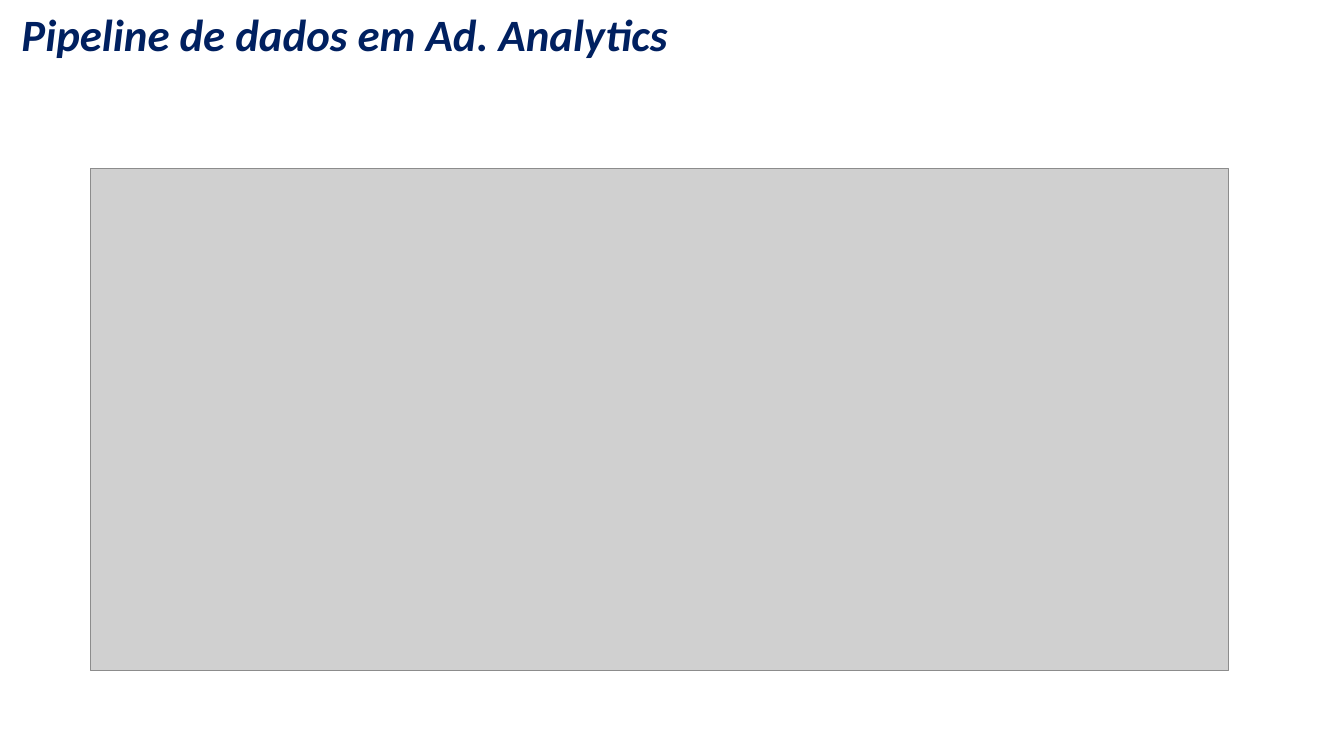
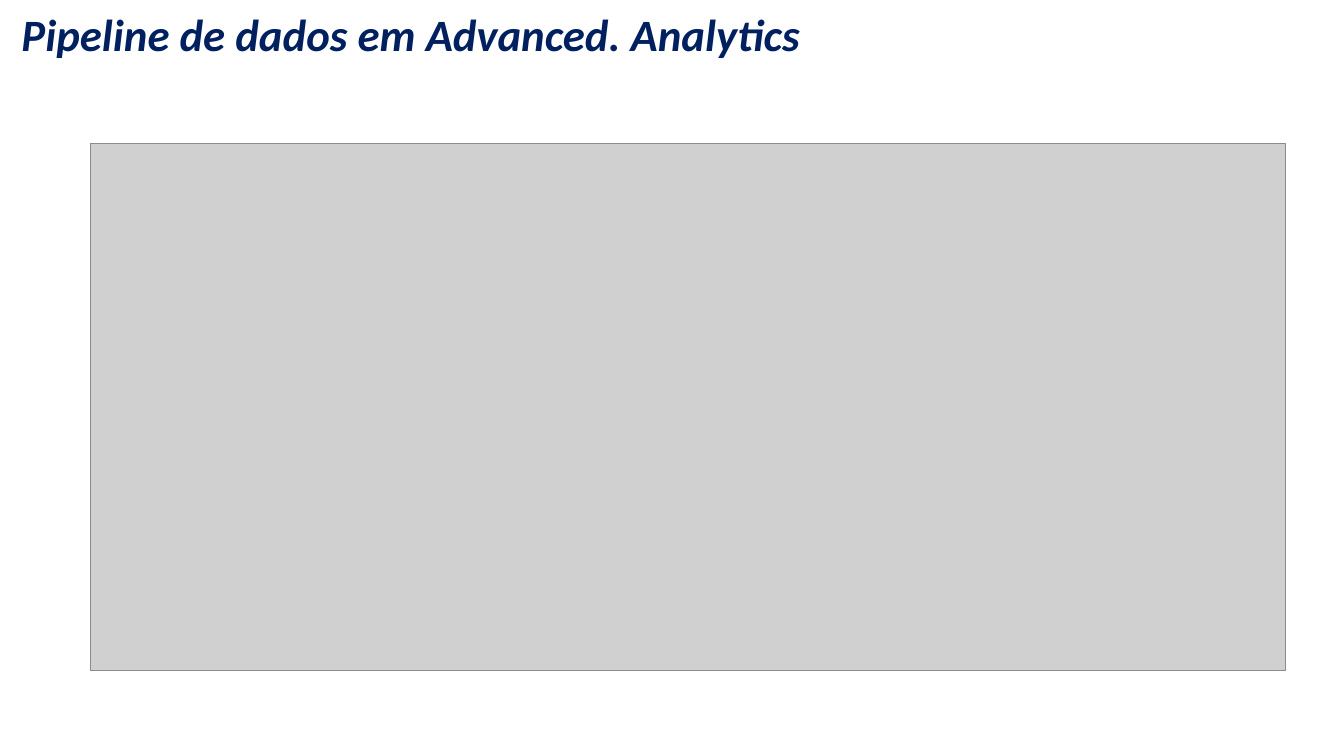
Before and after one commit to nogueira-cavalcante/data_science_framework, a slide deck: slide 4 of relevant_files/Framework_advanced_analytics.pptx (slide 2 before the commit). Drawn at 1344x756 pixels with LibreOffice and Linux fonts; fonts in the diff are those of the drawing; grey boxes stand for pictures; background and template pictures are left out. Boxes give left, top, right and bottom in pixels: in the first picture for what was removed or moved away, otherwise in the second. Text is boxed around its words. In the diff, an @@ line names an element or a change of style, - is before the commit and + after.

```diff
--- a/relevant_files/Framework_advanced_analytics.pptx
+++ b/relevant_files/Framework_advanced_analytics.pptx
@@ title at <box>21,19,800,58</box>: text changed @@
-Pipeline de dados em Ad. Analytics
+Pipeline de dados em Advanced. Analytics
@@ picture: place and size @@
-picture at <box>90,168,1228,670</box>
+picture at <box>90,143,1286,670</box>
```
Also in this commit, not shown: 4 other slides changed, 9 slides added, 1 slide removed, 10 other files.
